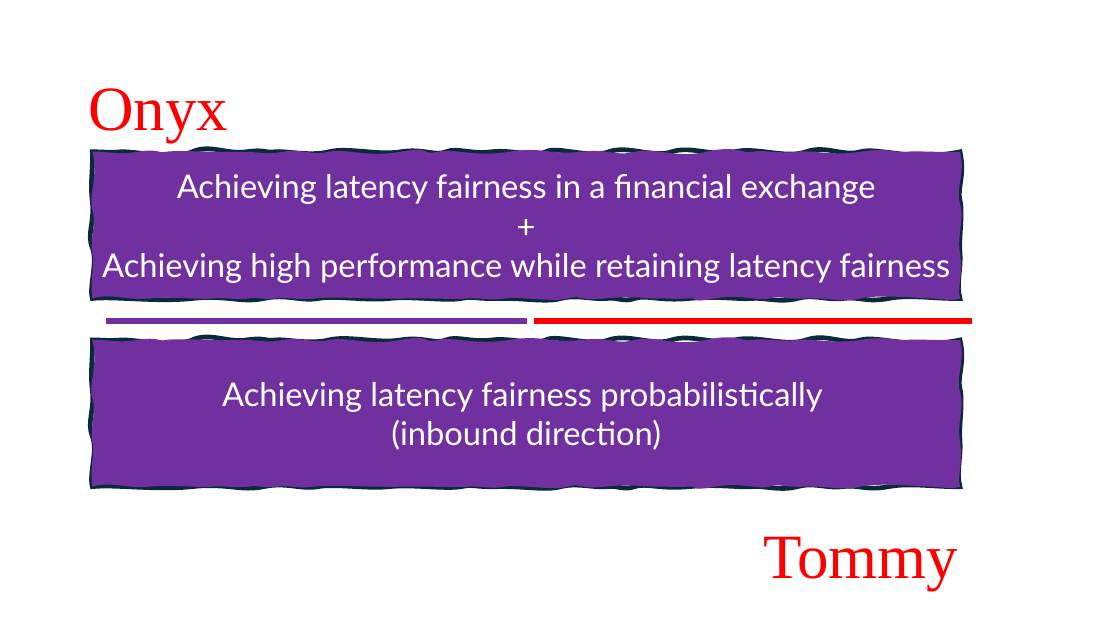
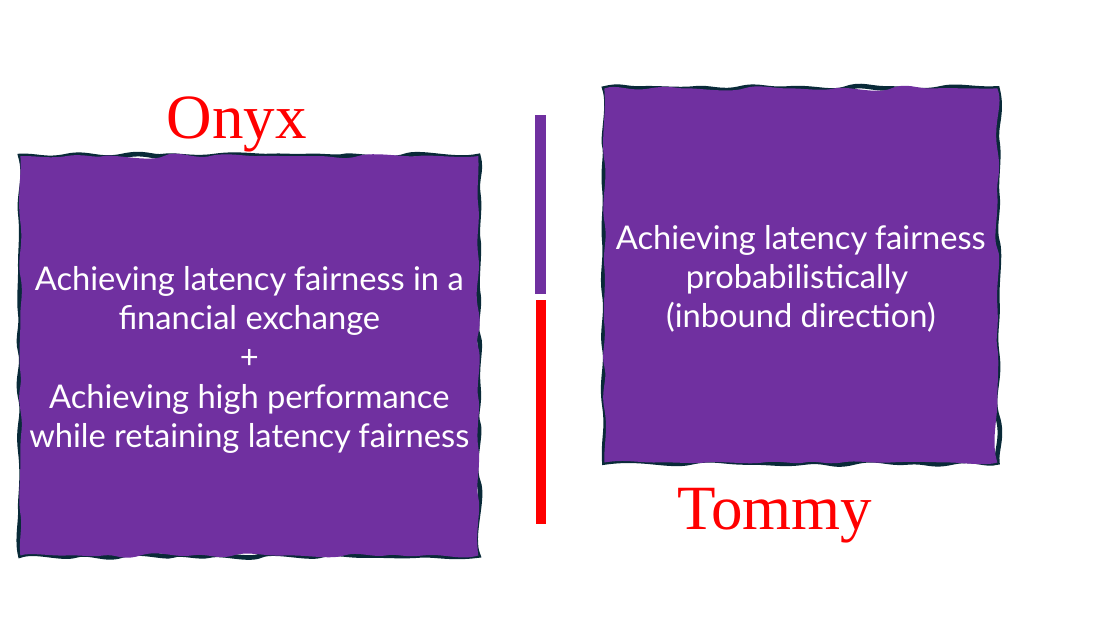
Before and after one commit to HaseebLUMS/Onyx-Presentation, a slide deck: slide 146 of thesis-latency-fairness.pptx. Drawn at 1120x630 pixels with LibreOffice and Linux fonts; fonts in the diff are those of the drawing. Boxes give left, top, right and bottom in pixels: in the first picture for what was removed or moved away, otherwise in the second. Text is boxed around its words. In the diff, an @@ line names an element or a change of style, - is before the commit and + after.

Commit message:
update presentation

```diff
--- a/thesis-latency-fairness.pptx
+++ b/thesis-latency-fairness.pptx
@@ text "Onyx": place and size @@
-text "Onyx" at [88, 88, 228, 143]
+text "Onyx" at [167, 96, 307, 150]
@@ freeform shape "Achieving latency fairness probabilistically (inbound ...": place and size @@
-freeform shape "Achieving latency fairness probabilistically (inbound ..." at [92, 340, 960, 487]
+freeform shape "Achieving latency fairness probabilistically (inbound ..." at [605, 88, 998, 462]
@@ rectangle at [537, 116, 545, 293]: rotation 270 to 0 degrees @@
@@ freeform shape "Achieving latency fairness in a ...": place and size @@
-freeform shape "Achieving latency fairness in a ..." at [92, 152, 960, 299]
+freeform shape "Achieving latency fairness in a ..." at [20, 156, 478, 556]
@@ rectangle at [537, 302, 545, 523]: rotation 270 to 180 degrees @@
@@ text "Tommy": place and size @@
-text "Tommy" at [763, 536, 958, 591]
+text "Tommy" at [677, 487, 872, 541]
```
Also in this commit, not shown: 1 other slide changed, 1 other file.
